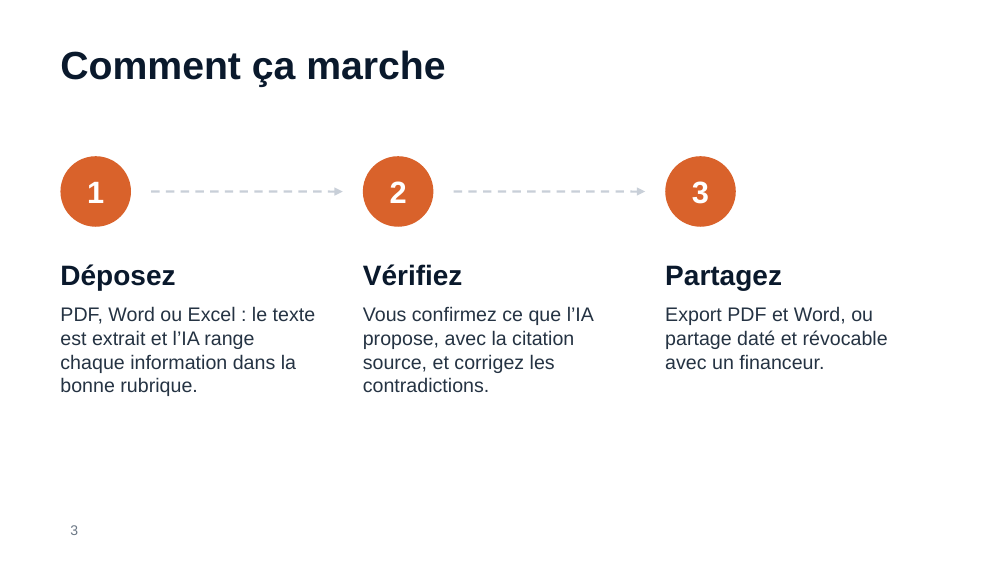
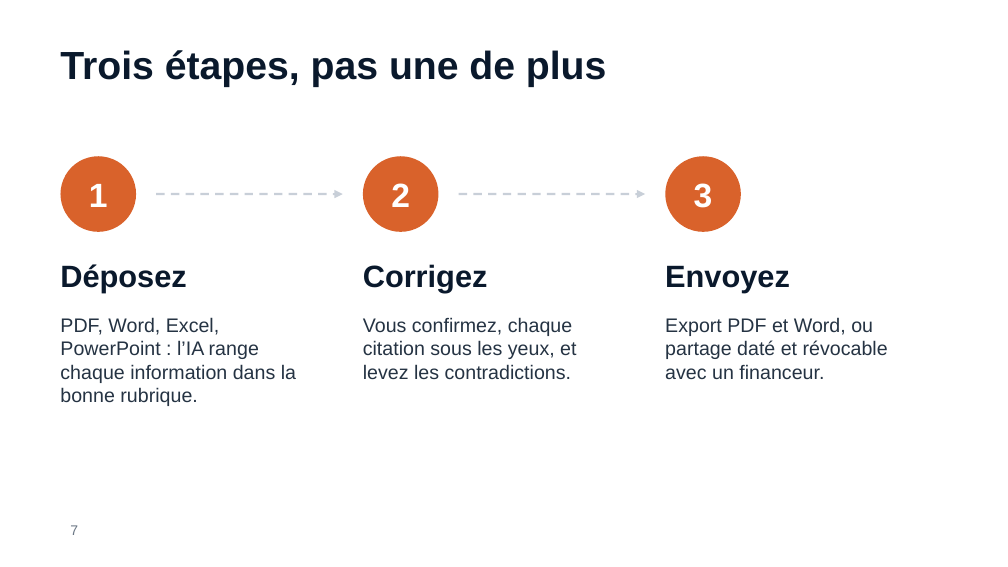
Before and after one commit to Nadir-DNA/fund-road, a slide deck: slide 7 of docs/presentations/fund-road-startups.pptx (slide 3 before the commit). Drawn at 1008x567 pixels with LibreOffice and Linux fonts; fonts in the diff are those of the drawing; background and template pictures are left out. Boxes give left, top, right and bottom in pixels: in the first picture for what was removed or moved away, otherwise in the second. Text is boxed around its words. In the diff, an @@ line names an element or a change of style, - is before the commit and + after.

```diff
--- a/docs/presentations/fund-road-startups.pptx
+++ b/docs/presentations/fund-road-startups.pptx
@@ title at (60, 50, 606, 87): text changed @@
-Comment ça marche
+Trois étapes, pas une de plus
@@ size 22 to 24 pt in 3 elements at (391, 183, 410, 207), (694, 183, 713, 208), (89, 184, 108, 207) @@
@@ ellipse: place and size @@
-ellipse at (60, 156, 131, 227)
+ellipse at (60, 156, 136, 232)
@@ ellipse: place and size @@
-ellipse at (363, 156, 433, 227)
+ellipse at (363, 156, 438, 232)
@@ ellipse: place and size @@
-ellipse at (665, 156, 736, 227)
+ellipse at (665, 156, 741, 232)
@@ arrow moved from (151, 192) - (343, 192) to (156, 195) - (343, 195) @@
@@ arrow moved from (454, 192) - (645, 192) to (459, 195) - (645, 195) @@
@@ text "Déposez" at (60, 264, 186, 293): size 20 to 22 pt; vertical alignment middle to top @@
@@ text removed at (363, 264, 463, 286) @@
-Vérifiez
@@ text added at (363, 264, 488, 293), 22 pt, text #0A192C, bold @@
+Corrigez
@@ text removed at (665, 265, 782, 291) @@
-Partagez
@@ text added at (665, 265, 790, 293), 22 pt, text #0A192C, bold @@
+Envoyez
@@ text at (60, 317, 296, 406): text changed @@
-PDF, Word ou Excel : le texte est extrait et l’IA range chaque information dans la bonne rubrique.
+PDF, Word, Excel, PowerPoint : l’IA range chaque information dans la bonne rubrique.
@@ text at (363, 317, 576, 380): text changed @@
-Vous confirmez ce que l’IA propose, avec la citation source, et corrigez les contradictions.
+Vous confirmez, chaque citation sous les yeux, et levez les contradictions.
@@ text "Export PDF et Word, ou ...": place and size @@
-text "Export PDF et Word, ou ..." at (665, 306, 888, 369)
+text "Export PDF et Word, ou ..." at (665, 317, 888, 379)
@@ page number at (70, 525, 78, 535): text changed @@
-3
+7
```
Also in this commit, not shown: 3 other slides changed, 6 slides added, 3 slides removed, 19 other files.
